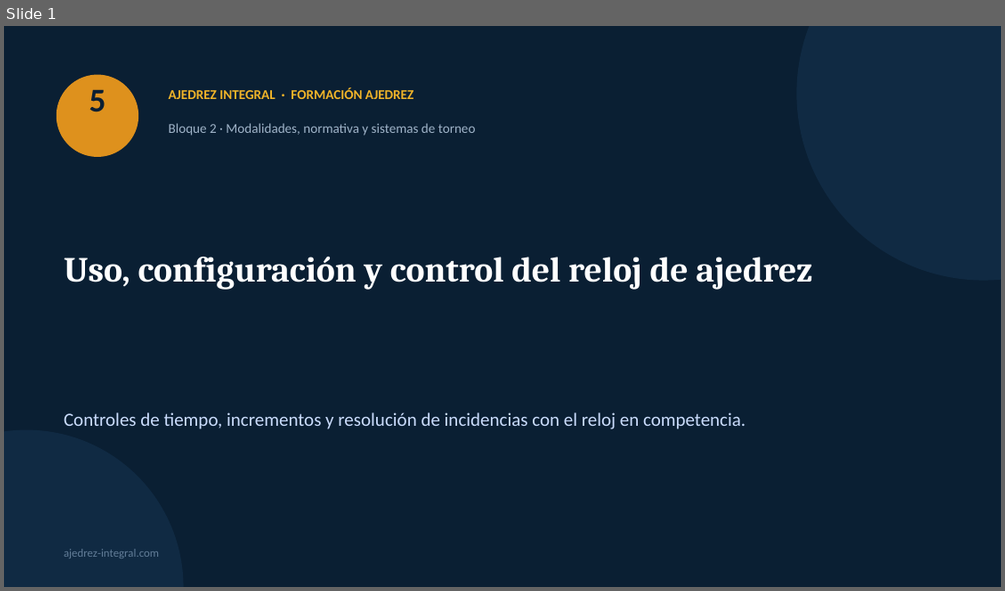
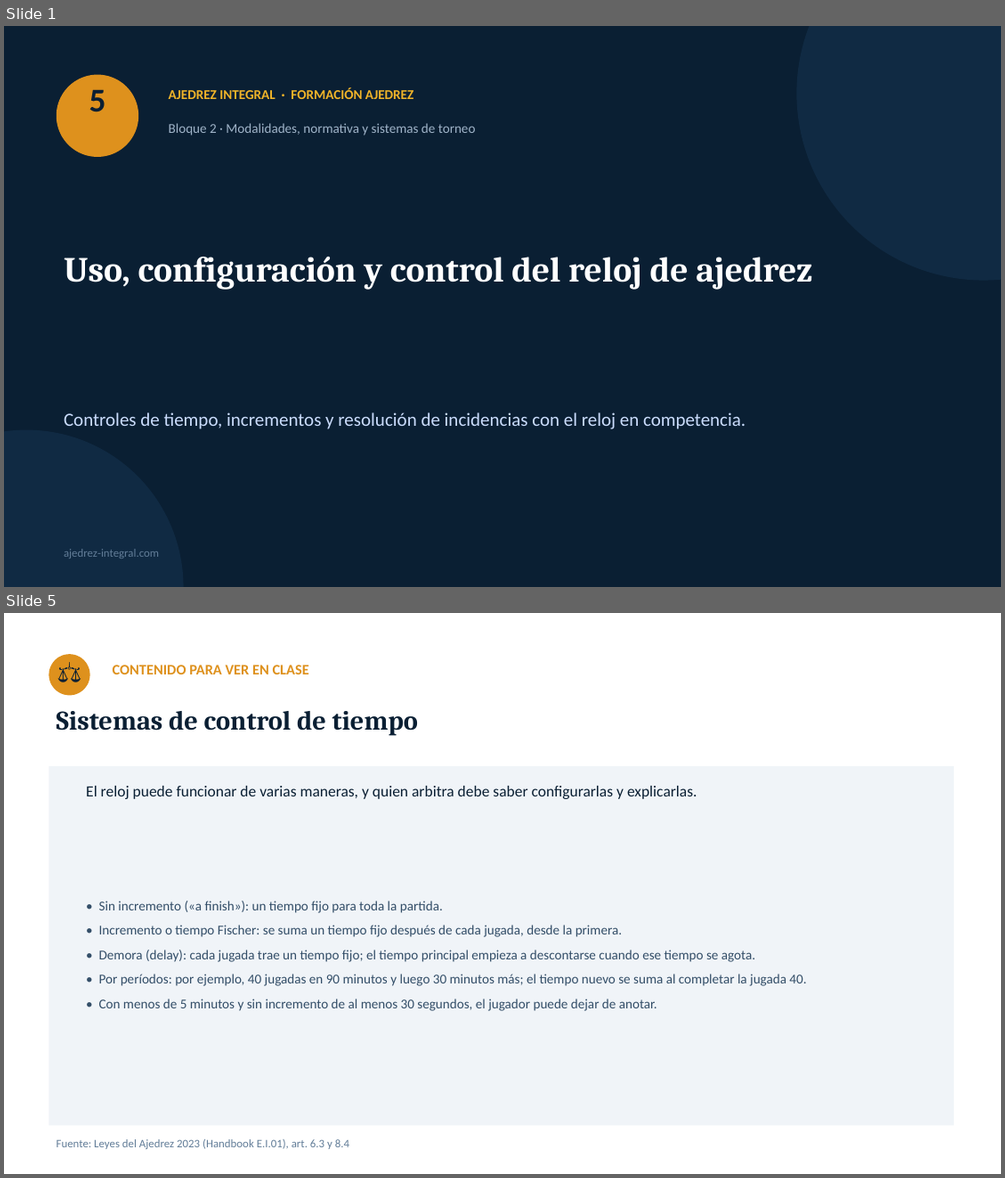
Before and after one commit to GMpupilo2026/Pagina-Completa, a slide deck: cursos/recursos/formacion-ajedrez/05-uso-y-control-del-reloj.pptx. Shown one above the other, each under a label of ours: slide 1 before the commit, slides 1 and 5 after it; the slides between them are not shown. The pictures are 1005x591 and 1005x1178 pixels, drawn with LibreOffice and Linux fonts; fonts in the diff are those of the drawing. Boxes give left, top, right and bottom in pixels: in the first picture for what was removed or moved away, otherwise in the second. Text is boxed around its words. In the diff, an @@ line names an element or a change of style, - is before the commit and + after.

```diff
--- a/cursos/recursos/formacion-ajedrez/05-uso-y-control-del-reloj.pptx
+++ b/cursos/recursos/formacion-ajedrez/05-uso-y-control-del-reloj.pptx
@@ slide 5 added at box(4, 613, 1001, 1174), background #FFFFFF @@
@@ ellipse added at box(48, 654, 90, 695), fill #DE911D @@
@@ text added at box(48, 654, 90, 695), 20 pt, text #0A1F33 @@
+⚖
@@ text added at box(113, 665, 309, 674), 14 pt, text #DE911D, bold @@
+CONTENIDO PARA VER EN CLASE
@@ text added at box(57, 711, 418, 735), 26 pt, text #0A1F33, bold @@
+Sistemas de control de tiempo
@@ rectangle added at box(48, 766, 954, 1126), fill #F0F4F8 @@
@@ text added at box(86, 786, 697, 799), 15 pt, text #0A1F33 @@
+El reloj puede funcionar de varias maneras, y quien arbitra debe saber configurarlas y explicarlas.
@@ text added at box(99, 900, 806, 1011), 13 pt, text #334E68 @@
+• Sin incremento («a finish»): un tiempo fijo para toda la partida.
+• Incremento o tiempo Fischer: se suma un tiempo fijo después de cada jugada, desde la primera.
+• Demora (delay): cada jugada trae un tiempo fijo; el tiempo principal empieza a descontarse cuando ese tiempo se agota.
+• Por períodos: por ejemplo, 40 jugadas en 90 minutos y luego 30 minutos más; el tiempo nuevo se suma al completar la jugada 40.
+• Con menos de 5 minutos y sin incremento de al menos 30 segundos, el jugador puede dejar de anotar.
@@ text added at box(57, 1139, 349, 1149), 11 pt, text #627D98 @@
+Fuente: Leyes del Ajedrez 2023 (Handbook E.I.01), art. 6.3 y 8.4
```
Also in this commit, not shown: 1 slide changed, 19 other slides added, 2 slides removed, 28 other files.
